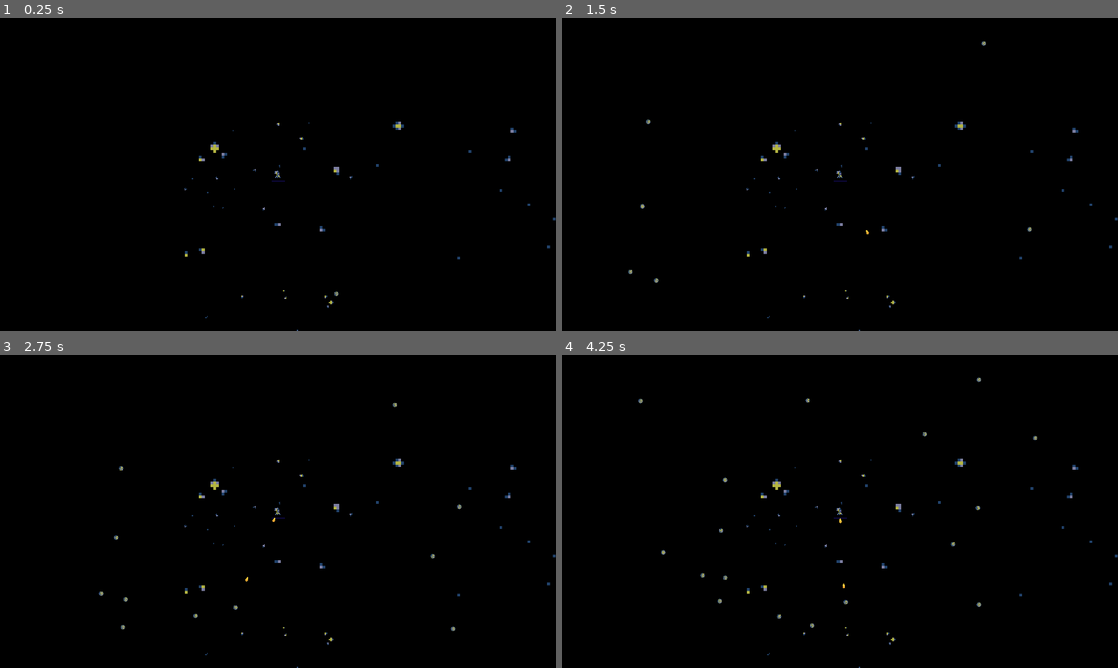
Above: before the commit, frames 1-4 (two rows, left to right).
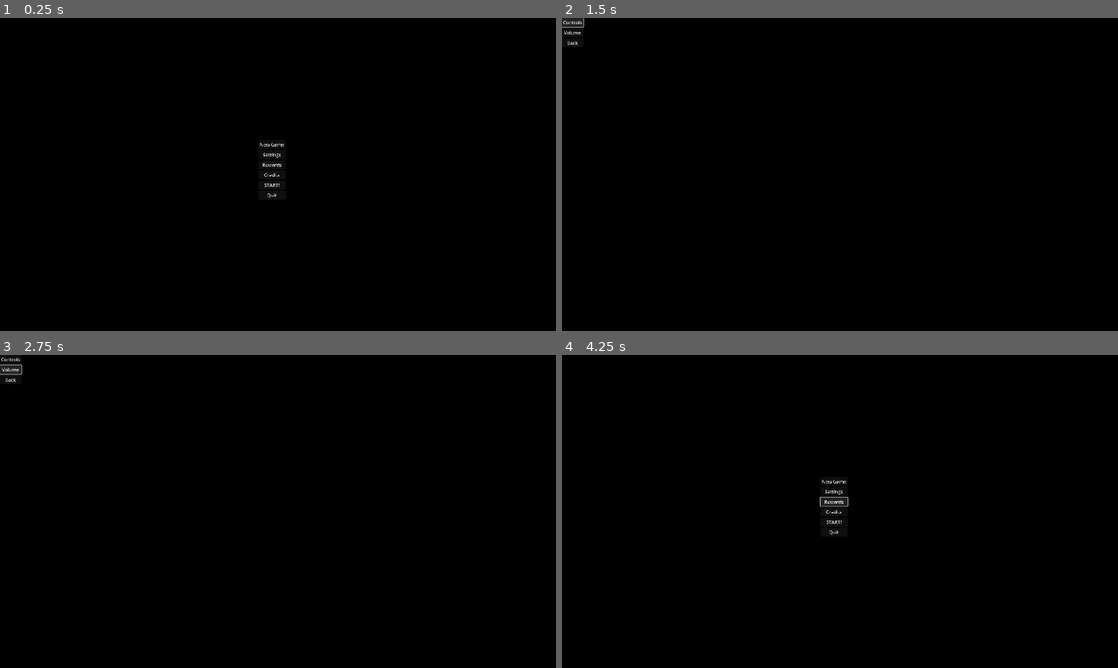
Above: after the commit, the same moments.

Repository: iparosds/Quantum-Reflections
Game: Godot game, scene res://scenes/menu.tscn
Same seed, same stepped clock (60 frames per second), same inputs: the game is played once before the commit and once after it. Before the commit the project starts from res://scenes/game.tscn.
Inputs (mouse positions are in pixels of both pictures, inside the frame that each line leads up to):
- Up to frame 1 (0.25 s): no input
- Up to frame 2 (1.5 s): click (834, 155) at 0.5 s, where only the run after the commit has a clickable "Settings"; click (573, 21) at 1.25 s, where only the run after the commit has a clickable "Controls"
- Up to frame 3 (2.75 s): click (11, 370) at 2 s, where only the run after the commit has a clickable "Volume"
- Up to frame 4 (4.25 s): click (573, 380) at 2.75 s, where only the run after the commit has a clickable "Back"; click (834, 502) at 3.5 s, where only the run after the commit has a clickable "Rewards"

The runs differ from the first frame. In frame 1, 0.4% of the frame differs, in the area x 33-100%, y 33-100%; in frame 2, 0.6%; in frame 3, 0.6%; in frame 4, 0.8%, in the area x 13-100%, y 7-100%.

Commit message:
Inserindo main menu e setting menu

Diff:
--- a/project.godot
+++ b/project.godot
@@ -11,8 +11,8 @@
 [application]
 
 config/name="Quantum Reflections"
-run/main_scene="res://scenes/game.tscn"
-config/features=PackedStringArray("4.2", "GL Compatibility")
+run/main_scene="res://scenes/menu.tscn"
+config/features=PackedStringArray("4.3", "GL Compatibility")
 config/icon="res://icon.svg"
 
 [display]
@@ -25,32 +25,32 @@
 
 move_left={
 "deadzone": 0.5,
-"events": [Object(InputEventKey,"resource_local_to_scene":fa …(171 unchanged characters)… keycode":65,"key_label":0,"unicode":97,"echo":false,"script":null)
-, Object(InputEventKey,"resource_local_to_scene":false,"reso …(166 unchanged characters)… ode":4194319,"key_label":0,"unicode":0,"echo":false,"script":null)
+"events": [Object(InputEventKey,"resource_local_to_scene":fa …(171 unchanged characters)… keycode":65,"key_label":0,"unicode":97,"location":0,"echo":false,"script":null)
+, Object(InputEventKey,"resource_local_to_scene":false,"reso …(166 unchanged characters)… ode":4194319,"key_label":0,"unicode":0,"location":0,"echo":false,"script":null)
 ]
 }
 move_right={
 "deadzone": 0.5,
-"events": [Object(InputEventKey,"resource_local_to_scene":fa …(175 unchanged characters)… ode":4194321,"key_label":0,"unicode":0,"echo":false,"script":null)
-, Object(InputEventKey,"resource_local_to_scene":false,"reso …(163 unchanged characters)… eycode":68,"key_label":0,"unicode":100,"echo":false,"script":null)
+"events": [Object(InputEventKey,"resource_local_to_scene":fa …(175 unchanged characters)… ode":4194321,"key_label":0,"unicode":0,"location":0,"echo":false,"script":null)
+, Object(InputEventKey,"resource_local_to_scene":false,"reso …(163 unchanged characters)… eycode":68,"key_label":0,"unicode":100,"location":0,"echo":false,"script":null)
 ]
 }
 move_up={
 "deadzone": 0.5,
-"events": [Object(InputEventKey,"resource_local_to_scene":fa …(175 unchanged characters)… ode":4194320,"key_label":0,"unicode":0,"echo":false,"script":null)
-, Object(InputEventKey,"resource_local_to_scene":false,"reso …(163 unchanged characters)… eycode":87,"key_label":0,"unicode":119,"echo":false,"script":null)
+"events": [Object(InputEventKey,"resource_local_to_scene":fa …(175 unchanged characters)… ode":4194320,"key_label":0,"unicode":0,"location":0,"echo":false,"script":null)
+, Object(InputEventKey,"resource_local_to_scene":false,"reso …(163 unchanged characters)… eycode":87,"key_label":0,"unicode":119,"location":0,"echo":false,"script":null)
 ]
 }
 move_down={
 "deadzone": 0.5,
-"events": [Object(InputEventKey,"resource_local_to_scene":fa …(175 unchanged characters)… ode":4194322,"key_label":0,"unicode":0,"echo":false,"script":null)
-, Object(InputEventKey,"resource_local_to_scene":false,"reso …(163 unchanged characters)… eycode":83,"key_label":0,"unicode":115,"echo":false,"script":null)
+"events": [Object(InputEventKey,"resource_local_to_scene":fa …(175 unchanged characters)… ode":4194322,"key_label":0,"unicode":0,"location":0,"echo":false,"script":null)
+, Object(InputEventKey,"resource_local_to_scene":false,"reso …(163 unchanged characters)… eycode":83,"key_label":0,"unicode":115,"location":0,"echo":false,"script":null)
 ]
 }
 pause={
 "deadzone": 0.5,
-"events": [Object(InputEventKey,"resource_local_to_scene":fa …(171 unchanged characters)… keycode":32,"key_label":0,"unicode":32,"echo":false,"script":null)
-, Object(InputEventKey,"resource_local_to_scene":false,"reso …(166 unchanged characters)… ode":4194330,"key_label":0,"unicode":0,"echo":false,"script":null)
+"events": [Object(InputEventKey,"resource_local_to_scene":fa …(171 unchanged characters)… keycode":32,"key_label":0,"unicode":32,"location":0,"echo":false,"script":null)
+, Object(InputEventKey,"resource_local_to_scene":false,"reso …(166 unchanged characters)… ode":4194330,"key_label":0,"unicode":0,"location":0,"echo":false,"script":null)
 ]
 }
 
--- a/scenes/game.tscn
+++ b/scenes/game.tscn
@@ -16,6 +16,7 @@
 
 [node name="Player" parent="." instance=ExtResource("2_yxpby")]
 unique_name_in_owner = true
+position = Vector2(1, 0)
 
 [node name="Path2D" type="Path2D" parent="Player"]
 curve = SubResource("Curve2D_q82x3")
--- /dev/null
+++ b/scenes/menu.tscn
@@ -0,0 +1,58 @@
+[gd_scene load_steps=2 format=3 uid="uid://bll1gjahn6i7g"]
+
+[ext_resource type="Script" path="res://scripts/menu.gd" id="1_l1qqr"]
+
+[node name="Menu" type="Control"]
+layout_mode = 3
+anchors_preset = 8
+anchor_left = 0.5
+anchor_top = 0.5
+anchor_right = 0.5
+anchor_bottom = 0.5
+grow_horizontal = 2
+grow_vertical = 2
+script = ExtResource("1_l1qqr")
+
+[node name="MarginContainer" type="MarginContainer" parent="."]
+layout_mode = 0
+offset_left = -67.0
+offset_top = -119.0
+offset_right = 26.0
+offset_bottom = 87.0
+size_flags_horizontal = 4
+size_flags_vertical = 4
+
+[node name="VBoxContainer" type="VBoxContainer" parent="MarginContainer"]
+layout_mode = 2
+
+[node name="New Game" type="Button" parent="MarginContainer/VBoxContainer"]
+layout_mode = 2
+text = "New Game"
+
+[node name="Settings" type="Button" parent="MarginContainer/VBoxContainer"]
+layout_mode = 2
+text = "Settings"
+
+[node name="Rewards" type="Button" parent="MarginContainer/VBoxContainer"]
+layout_mode = 2
+text = "Rewards"
+
+[node name="Credits" type="Button" parent="MarginContainer/VBoxContainer"]
+layout_mode = 2
+text = "Credits"
+
+[node name="START!" type="Button" parent="MarginContainer/VBoxContainer"]
+layout_mode = 2
+text = "START!"
+
+[node name="Quit" type="Button" parent="MarginContainer/VBoxContainer"]
+layout_mode = 2
+text = "Quit"
+
+[connection signal="pressed" from="MarginContainer/VBoxContainer/New Game" to="." method="_on_new_game_pressed"]
+[connection signal="pressed" from="MarginContainer/VBoxContainer/Settings" to="." method="_on_settings_pressed"]
+[connection signal="pressed" from="MarginContainer/VBoxContainer/Rewards" to="." method="_on_rewards_pressed"]
+[connection signal="pressed" from="MarginContainer/VBoxContainer/Credits" to="." method="_on_credits_pressed"]
+[connection signal="pressed" from="MarginContainer/VBoxContainer/START!" to="." method="_on_start_pressed"]
+[connection signal="pressed" from="MarginContainer/VBoxContainer/Quit" to="." method="_on_start_pressed"]
+[connection signal="pressed" from="MarginContainer/VBoxContainer/Quit" to="." method="_on_quit_pressed"]
--- /dev/null
+++ b/scenes/settings_menu.tscn
@@ -0,0 +1,36 @@
+[gd_scene load_steps=2 format=3 uid="uid://cgcnt4ng31dih"]
+
+[ext_resource type="Script" path="res://scripts/settings_menu.gd" id="1_7pq2e"]
+
+[node name="Settings Menu" type="Control"]
+layout_mode = 3
+anchors_preset = 15
+anchor_right = 1.0
+anchor_bottom = 1.0
+grow_horizontal = 2
+grow_vertical = 2
+script = ExtResource("1_7pq2e")
+
+[node name="MarginContainer" type="MarginContainer" parent="."]
+layout_mode = 0
+offset_right = 40.0
+offset_bottom = 40.0
+
+[node name="VBoxContainer" type="VBoxContainer" parent="MarginContainer"]
+layout_mode = 2
+
+[node name="Controls" type="Button" parent="MarginContainer/VBoxContainer"]
+layout_mode = 2
+text = "Controls"
+
+[node name="Volume" type="Button" parent="MarginContainer/VBoxContainer"]
+layout_mode = 2
+text = "Volume"
+
+[node name="Back" type="Button" parent="MarginContainer/VBoxContainer"]
+layout_mode = 2
+text = "Back"
+
+[connection signal="pressed" from="MarginContainer/VBoxContainer/Controls" to="." method="_on_controls_pressed"]
+[connection signal="pressed" from="MarginContainer/VBoxContainer/Volume" to="." method="_on_volume_pressed"]
+[connection signal="pressed" from="MarginContainer/VBoxContainer/Back" to="." method="_on_back_pressed"]
--- /dev/null
+++ b/scripts/menu.gd
@@ -0,0 +1,19 @@
+extends Control
+
+func _on_new_game_pressed() -> void:
+	get_tree().change_scene_to_file("res://scenes/game.tscn")
+
+func _on_settings_pressed() -> void:
+	get_tree().change_scene_to_file("res://scenes/settings_menu.tscn")
+
+func _on_rewards_pressed() -> void:
+	pass # Replace with function body.
+
+func _on_credits_pressed() -> void:
+	pass # Replace with function body.
+
+func _on_start_pressed() -> void:
+	pass # Replace with function body.
+
+func _on_quit_pressed() -> void:
+	get_tree().quit()
--- /dev/null
+++ b/scripts/settings_menu.gd
@@ -0,0 +1,10 @@
+extends Control
+
+func _on_controls_pressed() -> void:
+	pass # Replace with function body.
+
+func _on_volume_pressed() -> void:
+	pass # Replace with function body.
+
+func _on_back_pressed() -> void:
+	get_tree().change_scene_to_file("res://scenes/menu.tscn")
